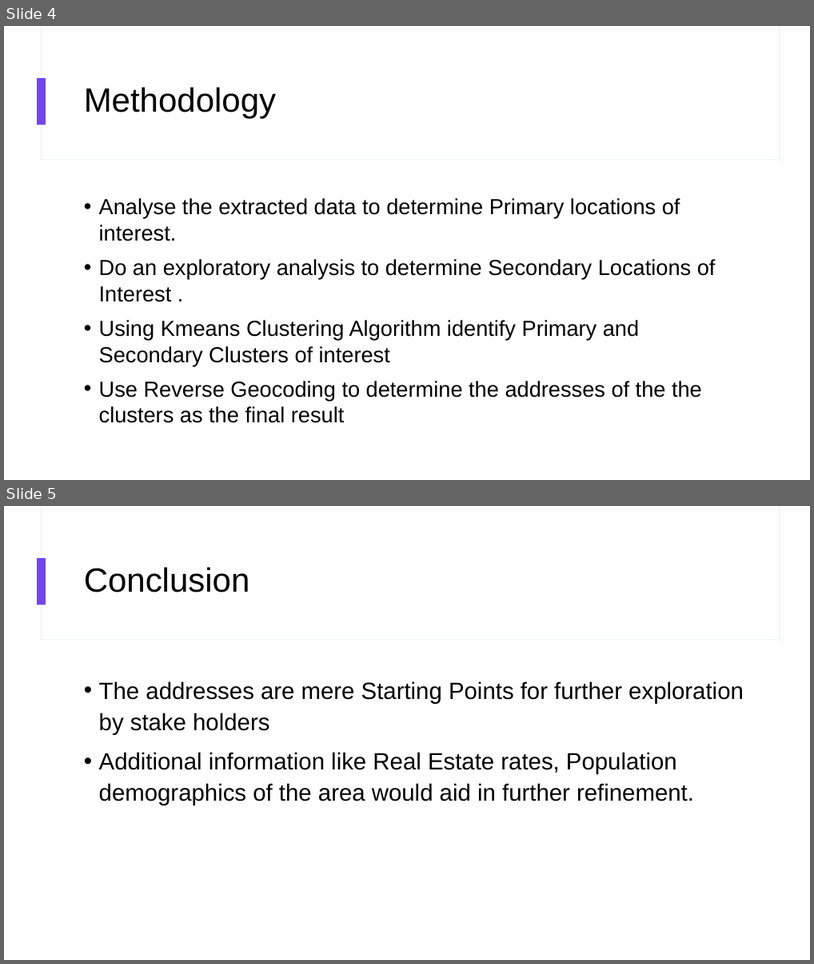
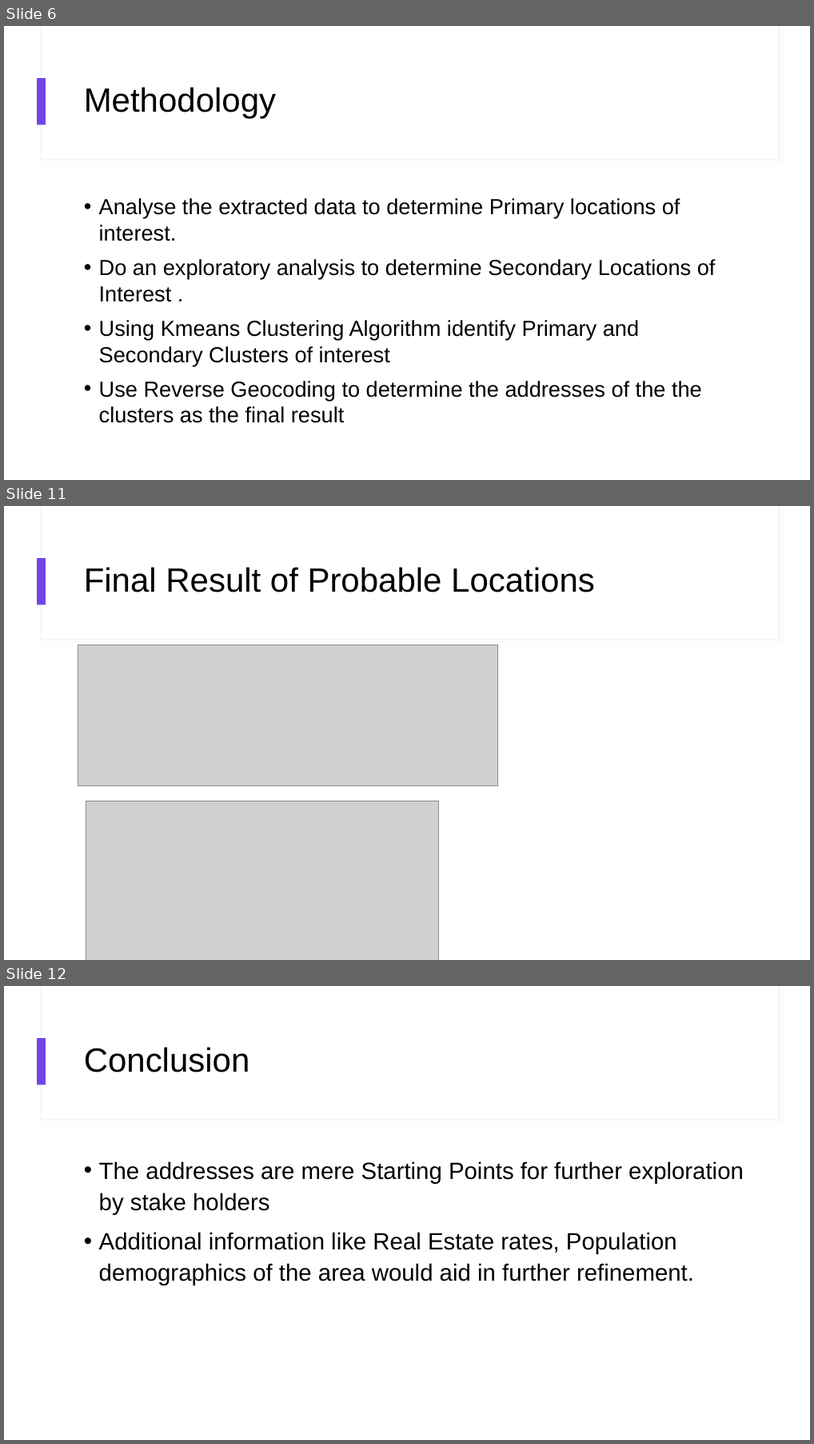
Before and after one commit to SwapneelPM/Coursera_Capstone, a slide deck: Battle of Neighborhoods.pptx. Shown one above the other, each under a label of ours: slides 4 and 5 before the commit, slides 6, 11 and 12 after it; the slides between them are not shown. The pictures are 814x964 and 814x1444 pixels, drawn with LibreOffice and Linux fonts; fonts in the diff are those of the drawing; grey boxes stand for pictures. Boxes give left, top, right and bottom in pixels: in the first picture for what was removed or moved away, otherwise in the second. Text is boxed around its words. In the diff, an @@ line names an element or a change of style, - is before the commit and + after.

```diff
--- a/Battle of Neighborhoods.pptx
+++ b/Battle of Neighborhoods.pptx
@@ slide 11 added at (4, 506, 810, 960), background #FFFFFF; not listed: 3 template elements that a slide beside it also shows @@
@@ title added at (84, 567, 595, 592), 40 pt, text #000000 @@
+Final Result of Probable Locations
@@ picture added at (78, 644, 498, 785) @@
@@ picture added at (86, 800, 438, 960) @@
@@ what was slide 4 is now slide 6 @@
@@ what was slide 5 is now slide 12 @@
```
Also in this commit, not shown: 6 other slides added, 1 other file.
